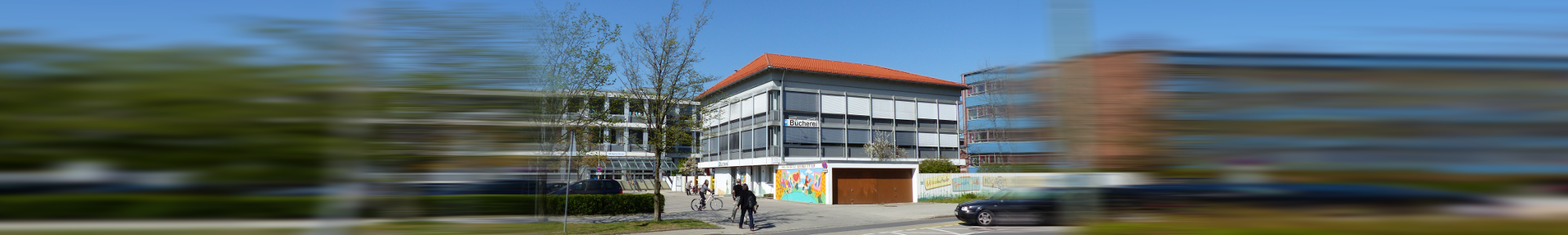
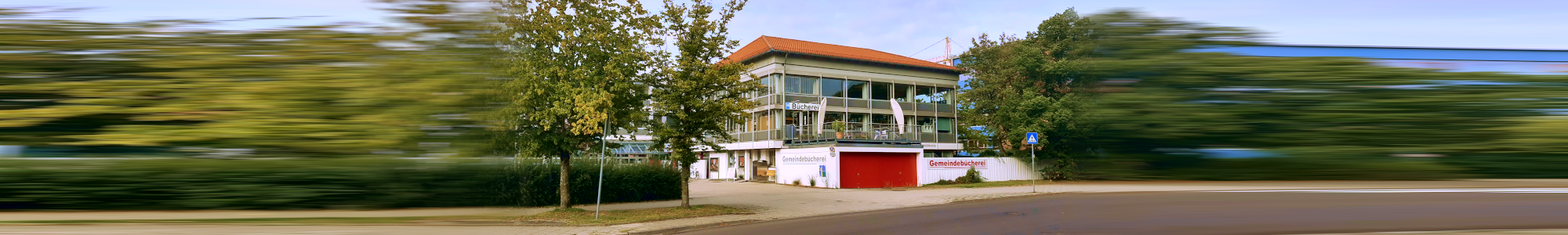
Revision of a layered 1568 × 235 image; what changed, layer by layer:
added layer "header.jpg #1" above "Bewegungsunschärfe rechts" over [453, 0, 1126, 235]
added layer "Bewegungsunschärfe rechts" above "Bewegungsunschärfe links" over [966, 0, 1568, 235]
renamed "header.jpg-Kopie #3" to "Bewegungsunschärfe links", painted on it, unmasked it over [0, 0, 1021, 235]
removed layer "header.jpg-Kopie #1" over [0, 0, 1568, 235]
removed layer "Ebene" over [0, 0, 1568, 235]
painted on "header.jpg" over [445, 0, 1144, 235]
